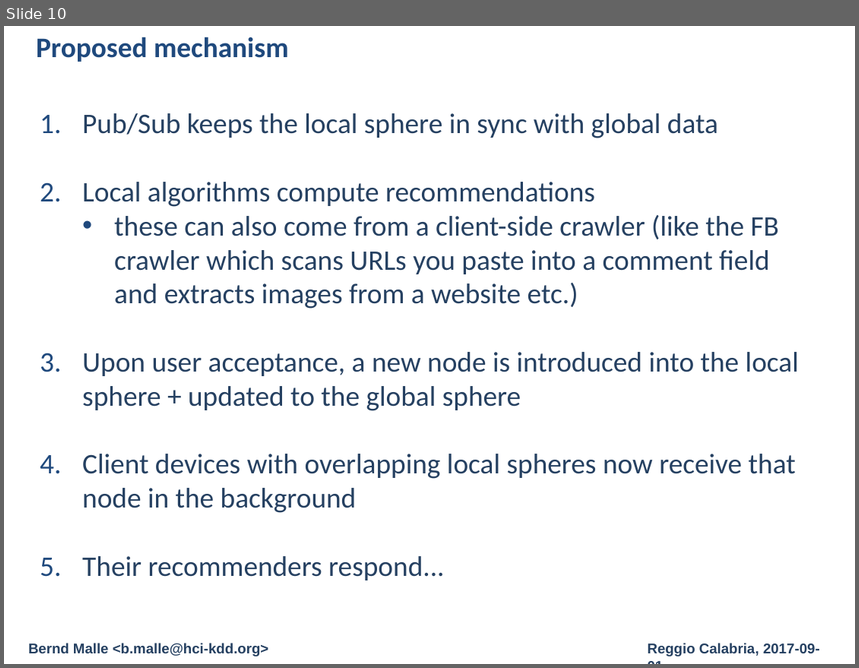
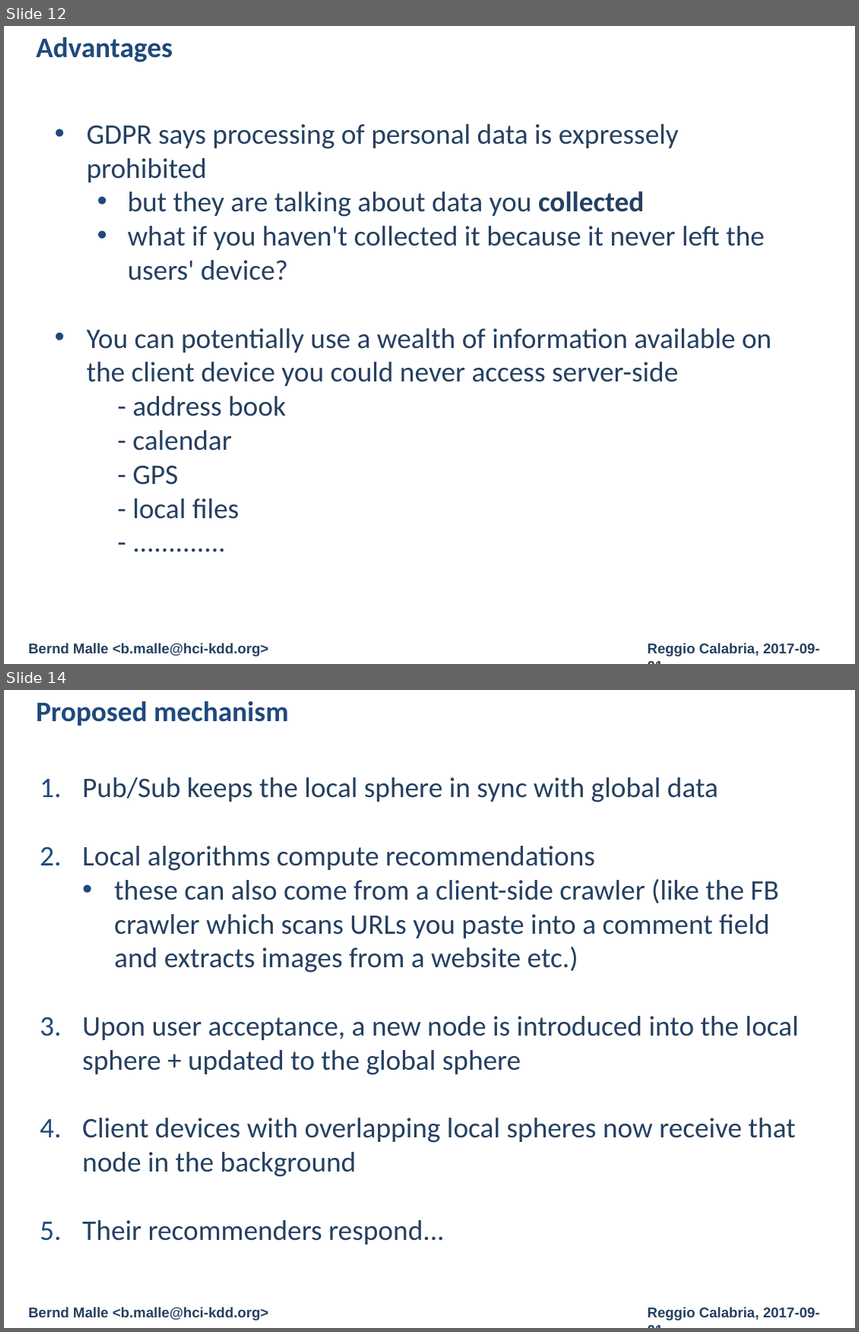
Before and after one commit to cassinius/phd-presentations, a slide deck: 2017/CD-MAKE_2017/Fed/Federated_Learning_Local_Sphere.pptx. Shown one above the other, each under a label of ours: slide 10 before the commit, slides 12 and 14 after it; the slides between them are not shown. The pictures are 859x668 and 859x1332 pixels, drawn with LibreOffice and Linux fonts; fonts in the diff are those of the drawing; background and template pictures are left out. Boxes give left, top, right and bottom in pixels: in the first picture for what was removed or moved away, otherwise in the second. Text is boxed around its words. In the diff, an @@ line names an element or a change of style, - is before the commit and + after.

```diff
--- a/2017/CD-MAKE_2017/Fed/Federated_Learning_Local_Sphere.pptx
+++ b/2017/CD-MAKE_2017/Fed/Federated_Learning_Local_Sphere.pptx
@@ slide 12 added at (4,26,855,664), background #FFFFFF; not listed: 3 template elements that a slide beside it also shows @@
@@ text added at (36,37,173,62), 24 pt, text #1F497D, bold @@
+Advantages
@@ text added at (87,124,772,519), 24 pt, text #254061 @@
+• GDPR says processing of personal data is expressely prohibited
+  • but they are talking about data you collected
+  • what if you haven't collected it because it never left the users' device?
+• You can potentially use a wealth of information available on the client device you could never access server-side
+- address book
+- calendar
+- GPS
+- local files
+- .............
@@ what was slide 10 is now slide 14 @@
```
Also in this commit, not shown: 4 slides changed, 3 other slides added, 5 other files.
